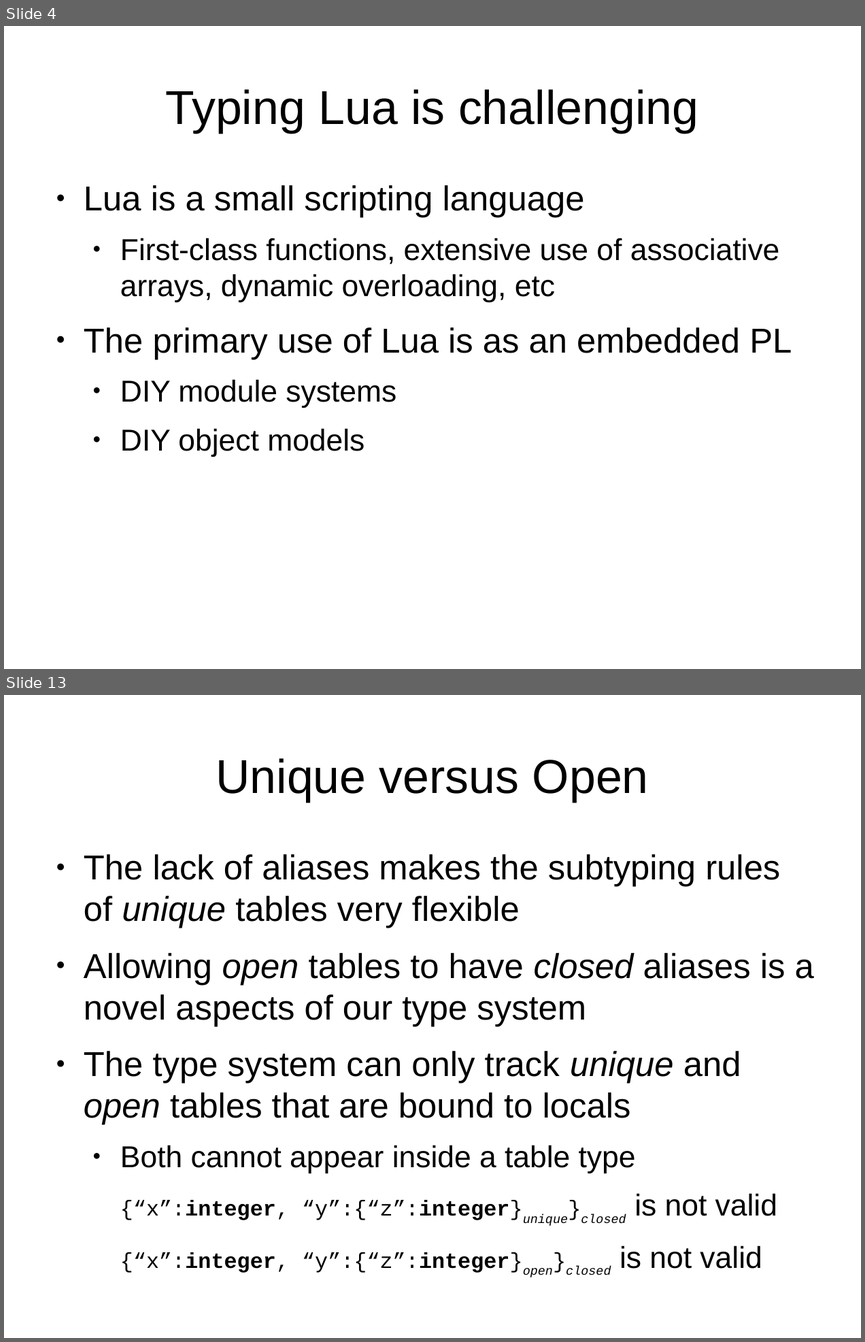
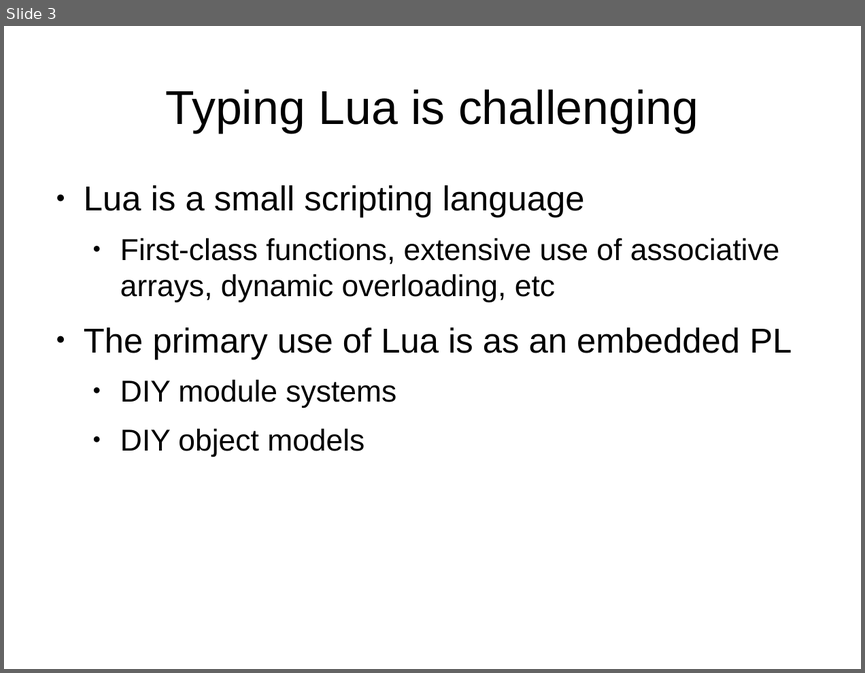
Before and after one commit to andremm/typedlua, a slide deck: doc/slides/dls2015.odp. Shown one above the other, each under a label of ours: slides 4 and 13 before the commit, slide 3 after it; the slides between them are not shown. The pictures are 865x1342 and 865x673 pixels, drawn with LibreOffice and Linux fonts; fonts in the diff are those of the drawing. Boxes give left, top, right and bottom in pixels: in the first picture for what was removed or moved away, otherwise in the second. Text is boxed around its words. In the diff, an @@ line names an element or a change of style, - is before the commit and + after.

Commit message:
Replacing text slides by example slides

```diff
--- a/doc/slides/dls2015.odp
+++ b/doc/slides/dls2015.odp
@@ slide 13 removed at (4,695,861,1338), background #FFFFFF @@
@@ title removed at (215,758,649,802) @@
-Unique versus Open
@@ text removed at (84,854,814,1277) @@
-● The lack of aliases makes the subtyping rules of unique tables very flexible
-● Allowing open tables to have closed aliases is a novel aspects of our type system
-● The type system can only track unique and open tables that are bound to locals
-  ● Both cannot appear inside a table type
-  {“x”:integer, “y”:{“z”:integer}unique}closed is not valid
-  {“x”:integer, “y”:{“z”:integer}open}closed is not valid
@@ what was slide 4 is now slide 3 @@
```
Also in this commit, not shown: 8 slides changed, 2 slides added, 5 other slides removed.
